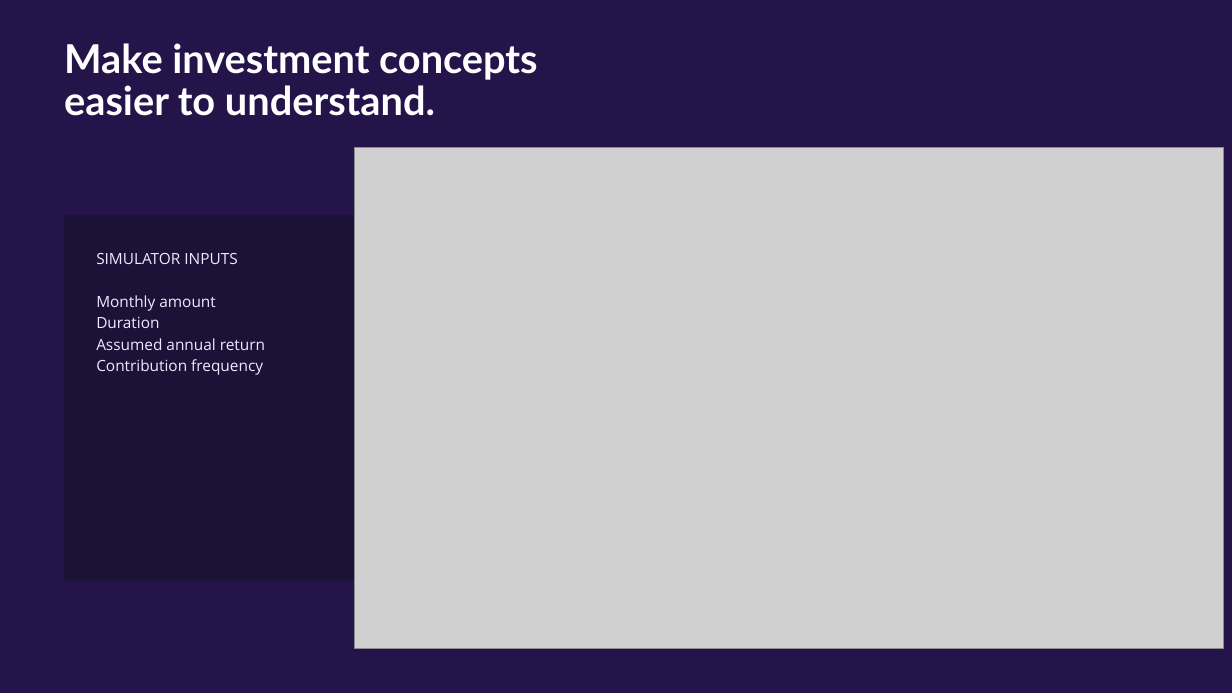
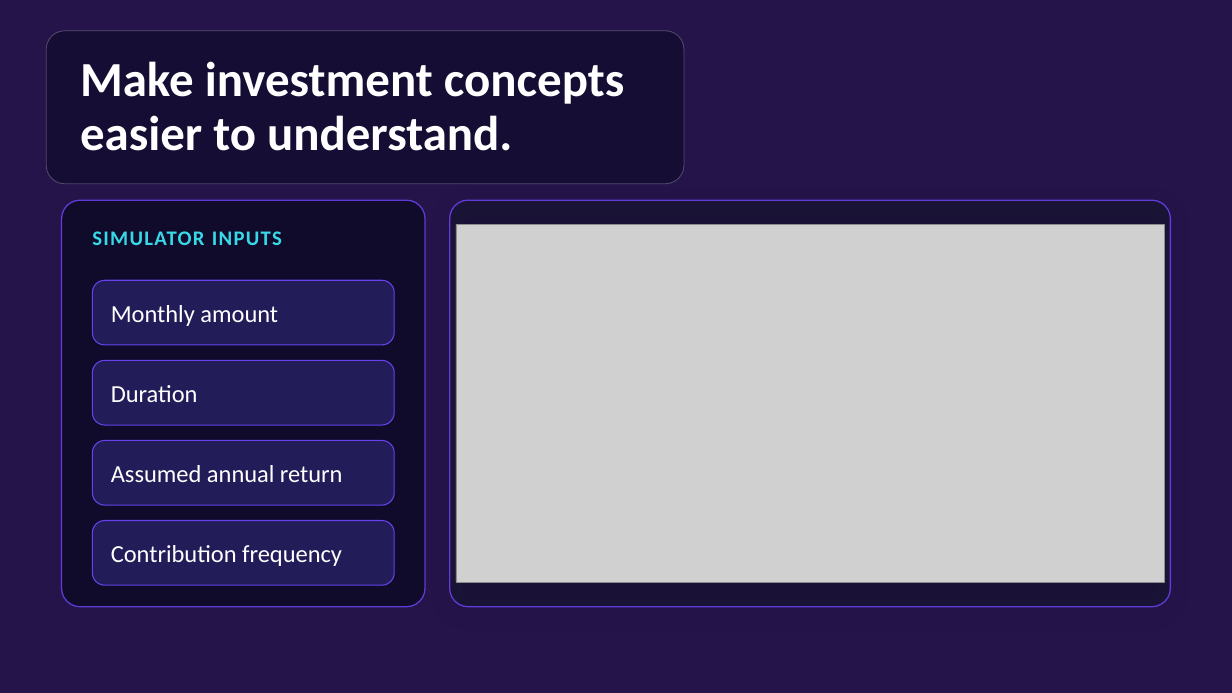
Before and after one commit to himanshichouhan25/finwise, a slide deck: slide 6 of image/FinWise AI Pitch Deck.pptx. Drawn at 1232x693 pixels with LibreOffice and Linux fonts; fonts in the diff are those of the drawing; grey boxes stand for pictures; background and template pictures are left out. Boxes give left, top, right and bottom in pixels: in the first picture for what was removed or moved away, otherwise in the second. Text is boxed around its words. In the diff, an @@ line names an element or a change of style, - is before the commit and + after.

Commit message:
feat: add pitch deck screenshots and modern landing background artifacts

```diff
--- a/image/FinWise AI Pitch Deck.pptx
+++ b/image/FinWise AI Pitch Deck.pptx
@@ rounded rectangle added at (x1=46, y1=31, x2=684, y2=184), fill #0C0A26 at 62% opacity, outline #FFFFFF 1 pt @@
@@ text "Make investment concepts" moved from (x1=64, y1=43, x2=537, y2=116) to (x1=80, y1=61, x2=624, y2=151) @@
@@ text "Make investment concepts" at (x1=80, y1=61, x2=624, y2=151): size 46.5 to 57.2 pt, font Lato to Calibri; line spacing 48.8pt to 0.92; vertical alignment top to middle @@
@@ rounded rectangle added at (x1=62, y1=200, x2=425, y2=607), fill #0C0A26 at 84% opacity, outline #7047FF 1.5 pt @@
@@ rounded rectangle added at (x1=450, y1=200, x2=1170, y2=607), fill #191336 at 95% opacity, outline #7047FF 1.5 pt @@
@@ freeform shape removed at (x1=64, y1=215, x2=366, y2=581) @@
@@ text added at (x1=92, y1=231, x2=282, y2=245), 24.2 pt, text #38D9E6, bold @@
+SIMULATOR INPUTS
@@ picture resized from (x1=355, y1=148, x2=1224, y2=648) to (x1=456, y1=225, x2=1164, y2=583) @@
@@ text at (x1=96, y1=253, x2=237, y2=264): paragraph removed @@
-SIMULATOR INPUTS
@@ rounded rectangle added at (x1=92, y1=280, x2=394, y2=345), fill #241E5C at 92% opacity, outline #7047FF 1.25 pt @@
@@ text "Monthly amount" moved from (x1=96, y1=253, x2=265, y2=375) to (x1=111, y1=305, x2=278, y2=326) @@
@@ text "Monthly amount" at (x1=111, y1=305, x2=278, y2=326): size 18 to 28.6 pt, font Open Sans to Calibri, text colour #EEE9FF to #FFFFFF; line spacing 25.2pt to 1; vertical alignment top to middle @@
@@ text at (x1=96, y1=317, x2=265, y2=375): paragraphs removed @@
-Duration
-Assumed annual return
-Contribution frequency
@@ rounded rectangle added at (x1=92, y1=360, x2=394, y2=425), fill #241E5C at 92% opacity, outline #7047FF 1.25 pt @@
@@ text added at (x1=111, y1=385, x2=198, y2=402), 28.6 pt, text #FFFFFF @@
+Duration
@@ rounded rectangle added at (x1=92, y1=440, x2=394, y2=505), fill #241E5C at 92% opacity, outline #7047FF 1.25 pt @@
@@ text added at (x1=111, y1=465, x2=343, y2=482), 28.6 pt, text #FFFFFF @@
+Assumed annual return
@@ rounded rectangle added at (x1=92, y1=521, x2=394, y2=585), fill #241E5C at 92% opacity, outline #7047FF 1.25 pt @@
@@ text added at (x1=111, y1=545, x2=342, y2=566), 28.6 pt, text #FFFFFF @@
+Contribution frequency
```
Also in this commit, not shown: 10 other slides changed, 1 slide added, 1 slide removed, 18 other files.
